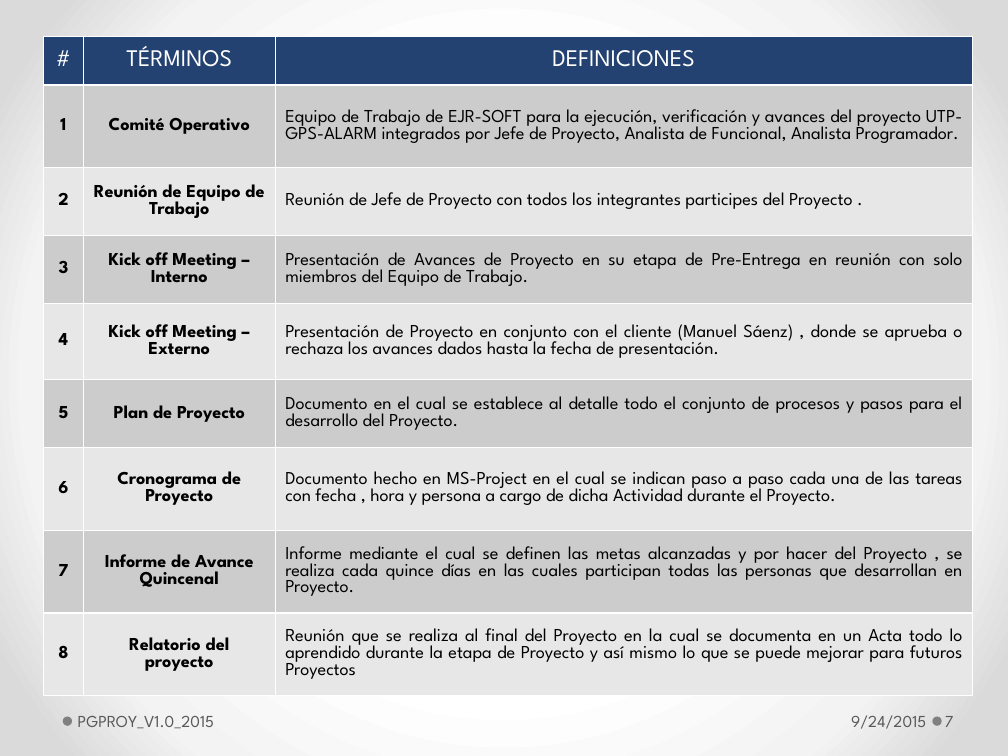
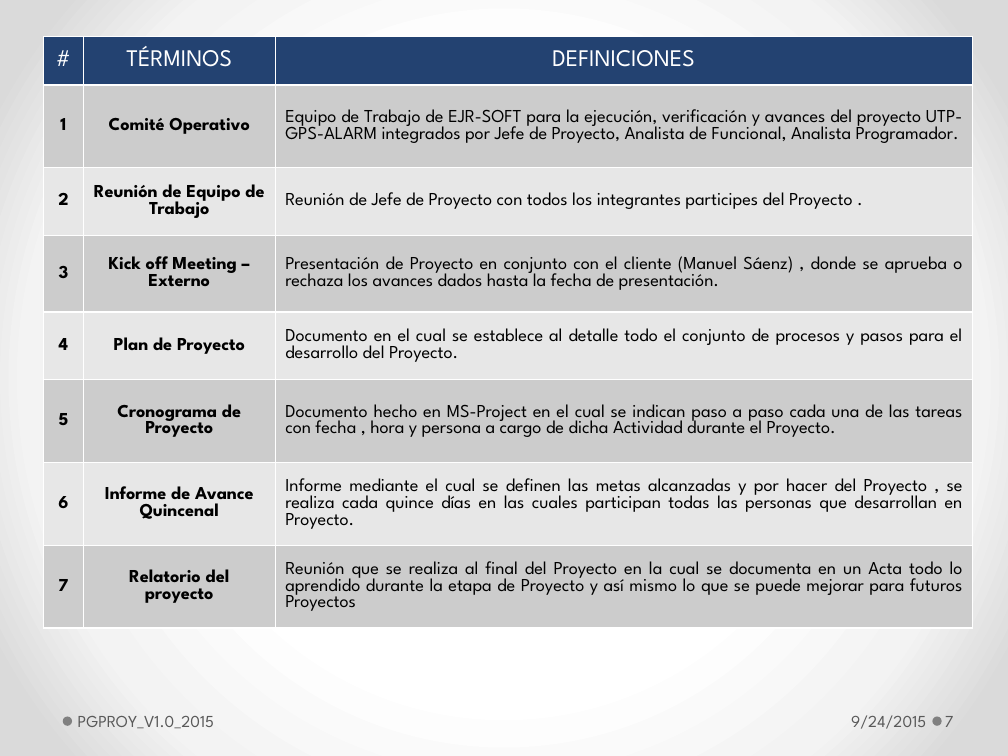
Before and after one commit to lowrider80/UTP-GPS-ALARM, a slide deck: slide 7 of Area_de_Proceso-_PP-PMC/PGPROY_V1.0_2015.pptx. Drawn at 1008x756 pixels with LibreOffice and Linux fonts; fonts in the diff are those of the drawing. Boxes give left, top, right and bottom in pixels: in the first picture for what was removed or moved away, otherwise in the second. Text is boxed around its words. In the diff, an @@ line names an element or a change of style, - is before the commit and + after.

Commit message:
Proceso de Gestion
Proceso de Gestion

```diff
--- a/Area_de_Proceso-_PP-PMC/PGPROY_V1.0_2015.pptx
+++ b/Area_de_Proceso-_PP-PMC/PGPROY_V1.0_2015.pptx
@@ table at [43, 36, 972, 628] @@
-row 4: 3 | Kick off Meeting – Interno | Presentación de Avances de Proyecto en su etapa de Pre-Entrega en reunión con solo miembros del Equipo de Trabajo.
-row 5: 4 | Kick off Meeting – Externo | Presentación de Proyecto en conjunto con el cliente (Manuel Sáenz) , donde se aprueba o rechaza los avances dados hasta la fecha de presentación.
-row 6: 5 | Plan de Proyecto | Documento en el cual se establece al detalle todo el conjunto de procesos y pasos para el desarrollo del Proyecto.
-row 7: 6 | Cronograma de Proyecto | Documento hecho en MS-Project en el cual se indican paso a paso cada una de las tareas con fecha , hora y persona a cargo de dicha Actividad durante el Proyecto.
-row 8: 7 | Informe de Avance Quincenal | Informe mediante el cual se definen las metas alcanzadas y por hacer del Proyecto , se realiza cada quince días en las cuales participan todas las personas que desarrollan en Proyecto.
-row 9: 8 | Relatorio del proyecto | Reunión que se realiza al final del Proyecto en la cual se documenta en un Acta todo lo aprendido durante la etapa de Proyecto y así mismo lo que se puede mejorar para futuros Proyectos
+row 4: 3 | Kick off Meeting – Externo | Presentación de Proyecto en conjunto con el cliente (Manuel Sáenz) , donde se aprueba o rechaza los avances dados hasta la fecha de presentación.
+row 5: 4 | Plan de Proyecto | Documento en el cual se establece al detalle todo el conjunto de procesos y pasos para el desarrollo del Proyecto.
+row 6: 5 | Cronograma de Proyecto | Documento hecho en MS-Project en el cual se indican paso a paso cada una de las tareas con fecha , hora y persona a cargo de dicha Actividad durante el Proyecto.
+row 7: 6 | Informe de Avance Quincenal | Informe mediante el cual se definen las metas alcanzadas y por hacer del Proyecto , se realiza cada quince días en las cuales participan todas las personas que desarrollan en Proyecto.
+row 8: 7 | Relatorio del proyecto | Reunión que se realiza al final del Proyecto en la cual se documenta en un Acta todo lo aprendido durante la etapa de Proyecto y así mismo lo que se puede mejorar para futuros Proyectos
```
Also in this commit, not shown: 11 other slides changed.
